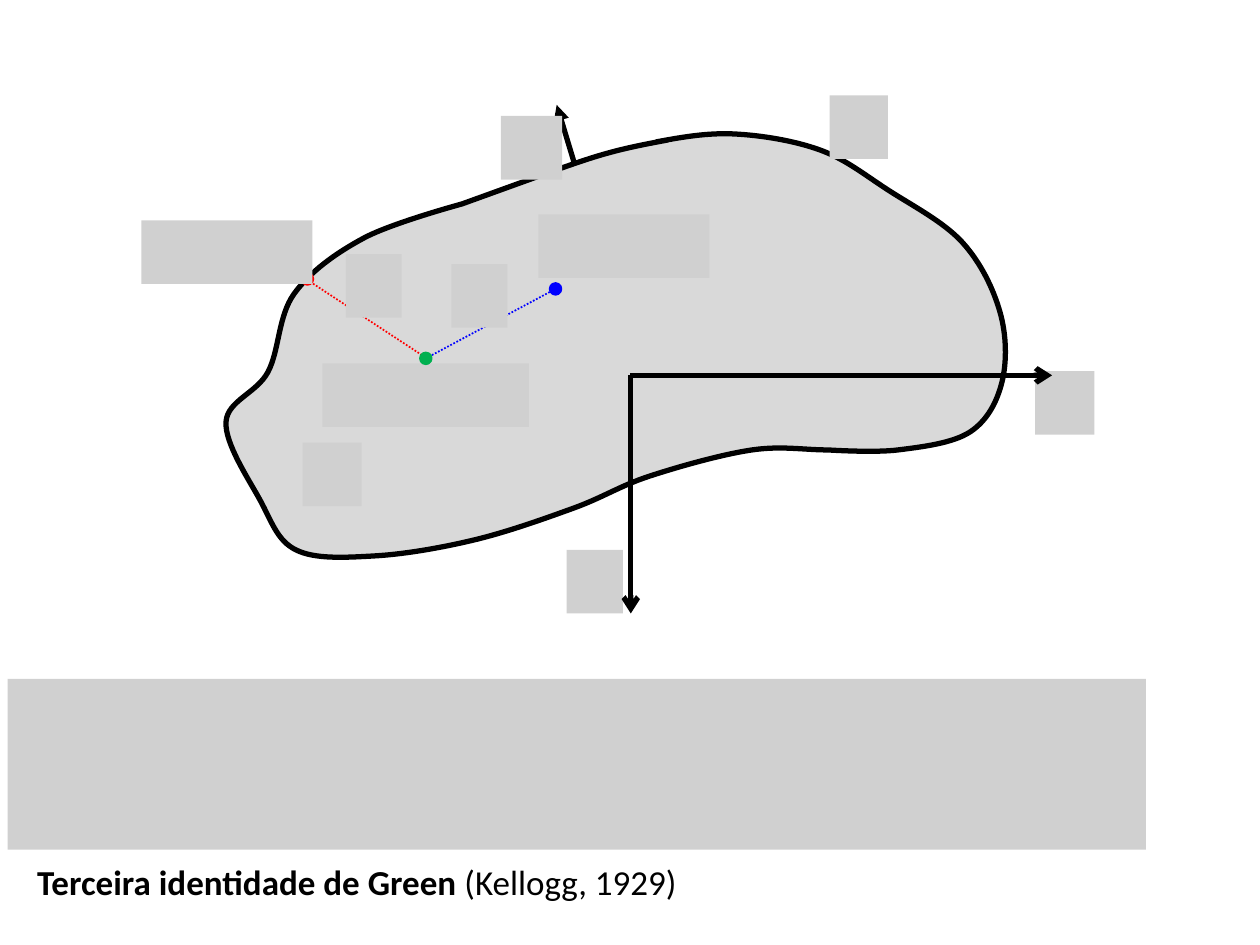
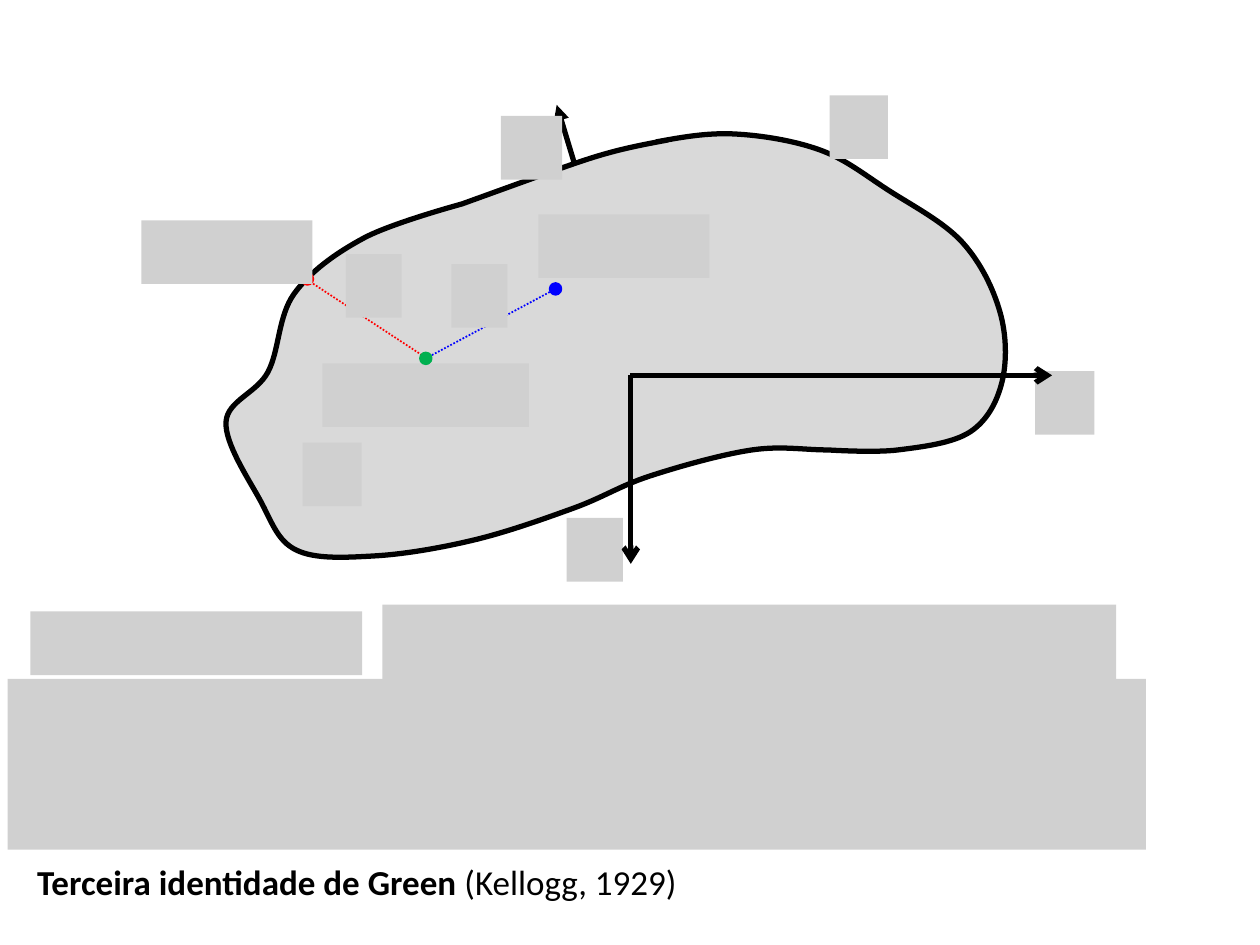
Before and after one commit to pinga-lab/CE-VII-SimBGf-2016, a slide deck: slide 6 of slides/8_integral_continuacao.pptx. Drawn at 1260x945 pixels with LibreOffice and Linux fonts; fonts in the diff are those of the drawing; grey boxes stand for pictures. Boxes give left, top, right and bottom in pixels: in the first picture for what was removed or moved away, otherwise in the second. Text is boxed around its words. In the diff, an @@ line names an element or a change of style, - is before the commit and + after.

```diff
--- a/slides/8_integral_continuacao.pptx
+++ b/slides/8_integral_continuacao.pptx
@@ arrow moved from (631, 375) - (631, 614) to (631, 375) - (631, 564) @@
@@ picture moved from (x1=567, y1=549, x2=624, y2=612) to (x1=567, y1=518, x2=624, y2=581) @@
@@ picture added at (x1=30, y1=611, x2=362, y2=674) @@
@@ picture added at (x1=383, y1=605, x2=1116, y2=679) @@
```
Also in this commit, not shown: 19 slides added, 1 other file.
